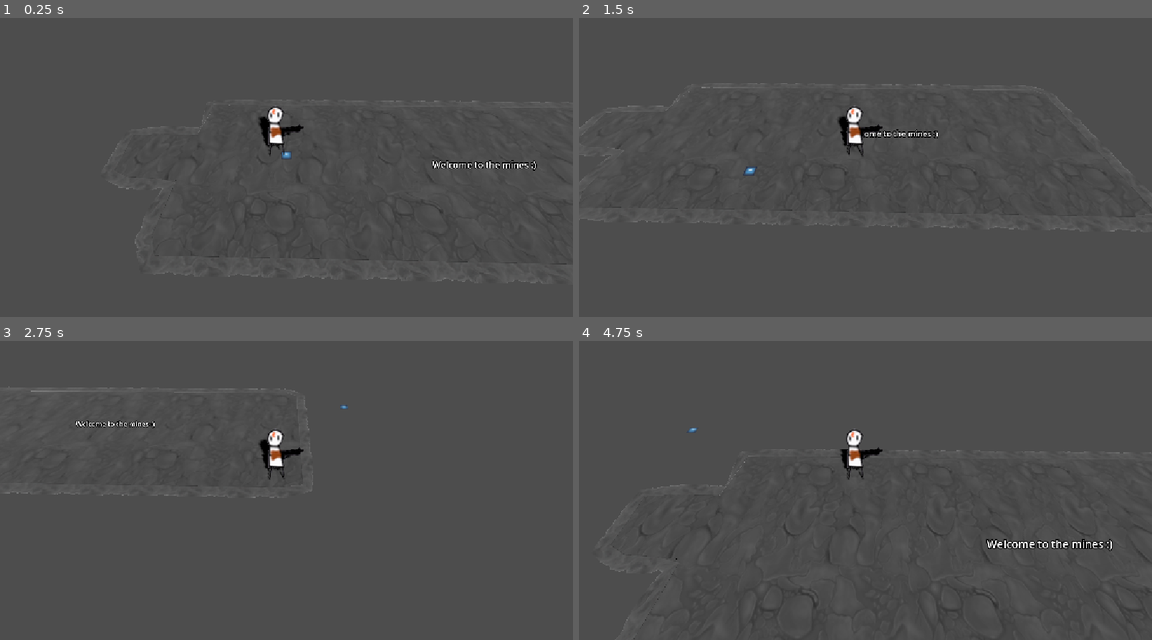
Above: before the commit, frames 1-4 (two rows, left to right).
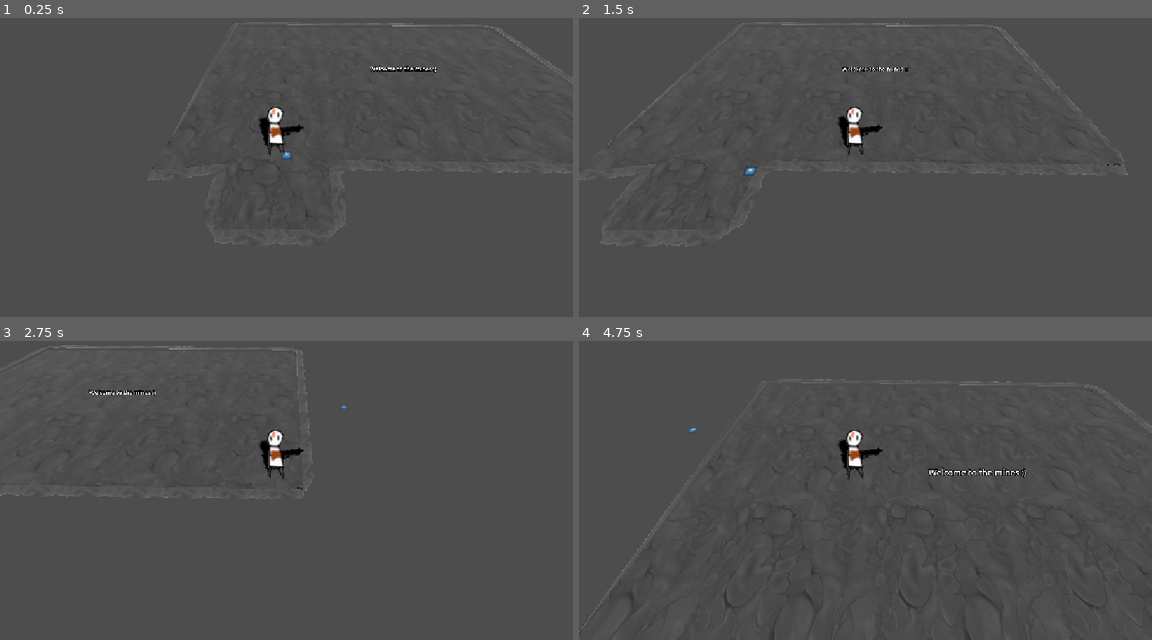
Above: after the commit, the same moments.

Repository: gmuGADIG/DEADSHOT
Game: Godot game, scene res://world/levels/mines/level_mines.tscn
The game is run twice, just before and just after one commit, with the same random seed, the same clock (stepped at 60 frames per second) and the same inputs. This scene is started directly instead of the project's main scene. The engine's default icon, where the game draws it, is replaced by a stand-in: a white triangle on a blue panel in a dark square.
Inputs (mouse positions are in pixels of both pictures, inside the frame that each line leads up to):
- Up to frame 1 (0.25 s): no input
- Up to frame 2 (1.5 s): tap Enter at 0.5 s; move the mouse to (991, 140) at 0.52 s; press the mouse at (991, 140) at 0.53 s; hold D (move_right) 0.53-1.28 s; move the mouse to (750, 170) at 1.27 s; release the mouse at (750, 170) at 1.28 s; hold S (move_down) from 1.28 s (still down); tap E (interact) at 1.35 s
- Up to frame 3 (2.75 s): move the mouse to (343, 406) at 2.02 s; release S (move_down) at 2.03 s; hold D (move_right) from 2.03 s (still down); tap Space (roll) at 2.1 s
- Up to frame 4 (4.75 s): move the mouse to (836, 544) at 2.77 s; release D (move_right) at 2.78 s; hold W (move_up) 2.78-3.53 s; click (836, 544) at 2.85 s; move the mouse to (1037, 526) at 3.52 s; hold E (interact) 3.53-4.28 s; hold A (move_left) from 3.53 s (still down); move the mouse to (693, 430) at 4.27 s; tap Space (roll) at 4.35 s

The runs differ from the first frame. In frame 1, 1.0% of the frame differs, in the area x 18-100%, y 1-89%; in frame 2, 0.9%; in frame 3, 0.7%; in frame 4, 1.2%, in the area x 0-100%, y 12-100%.

Commit message:
work mine on shape

Diff:
--- a/world/levels/mines/level_mines.tscn
+++ b/world/levels/mines/level_mines.tscn
@@ -7,7 +7,7 @@
 
 [sub_resource type="Curve3D" id="Curve3D_nthvq"]
 _data = {
-"points": PackedVector3Array(0, 0, 0, 0, 0, 0, -6.7175913, 0, -0.12551165, 0, 0, 0, 0, 0, 0, 12.774919, 0, 0.15069783, 0, 0, 0, 0, 0, 0, 12.814378, 0, 7.687276, 0, 0, 0, 0, 0, 0, -7.30947, 0, 7.292691, 0, 0, 0, 0, 0, 0, -7.1579475, 0, 4.5826178, 0, 0, 0, 0, 0, 0, -9.724448, 0, 4.4156156, 0, 0, 0, 0, 0, 0, -9.893596, 0, 2.0137343, 0, 0, 0, 0, 0, 0, -7.0181017, 0, 2.0813932),
+"points": PackedVector3Array(0, 0, 0, 0, 0, 0, -6.446235, 0.18759727, -3.9355812, 0, 0, 0, 0, 0, 0, 14.04431, 0.21106148, -3.3234768, 0, 0, 0, 0, 0, 0, 13.9139385, -0.14186859, 10.591069, 0, 0, 0, 0, 0, 0, -0.7541332, 0, 10.452975, 0, 0, 0, 0, 0, 0, -0.93722963, -0.07577515, 13.309913, 0, 0, 0, 0, 0, 0, -4.808878, -0.021064758, 13.326008, 0, 0, 0, 0, 0, 0, -4.8283396, -0.0073781013, 10.670347, 0, 0, 0, 0, 0, 0, -7.7862897, 0.010280609, 10.98111),
 "tilts": PackedFloat32Array(0, 0, 0, 0, 0, 0, 0, 0)
 }
 point_count = 8
@@ -26,6 +26,9 @@
 target_scene = "uid://crgv6bkolrlyy"
 target_entry_point = "Right"
 
+[node name="Player" parent="." index="4"]
+transform = Transform3D(1, 0, 0, 0, 1, 0, 0, 0, 1, -2.4667149, 0, 9.848493)
+
 [node name="Notes" type="Node3D" parent="." index="5"]
 
 [node name="Comment" parent="Notes" index="0" instance=ExtResource("4_svmac")]
